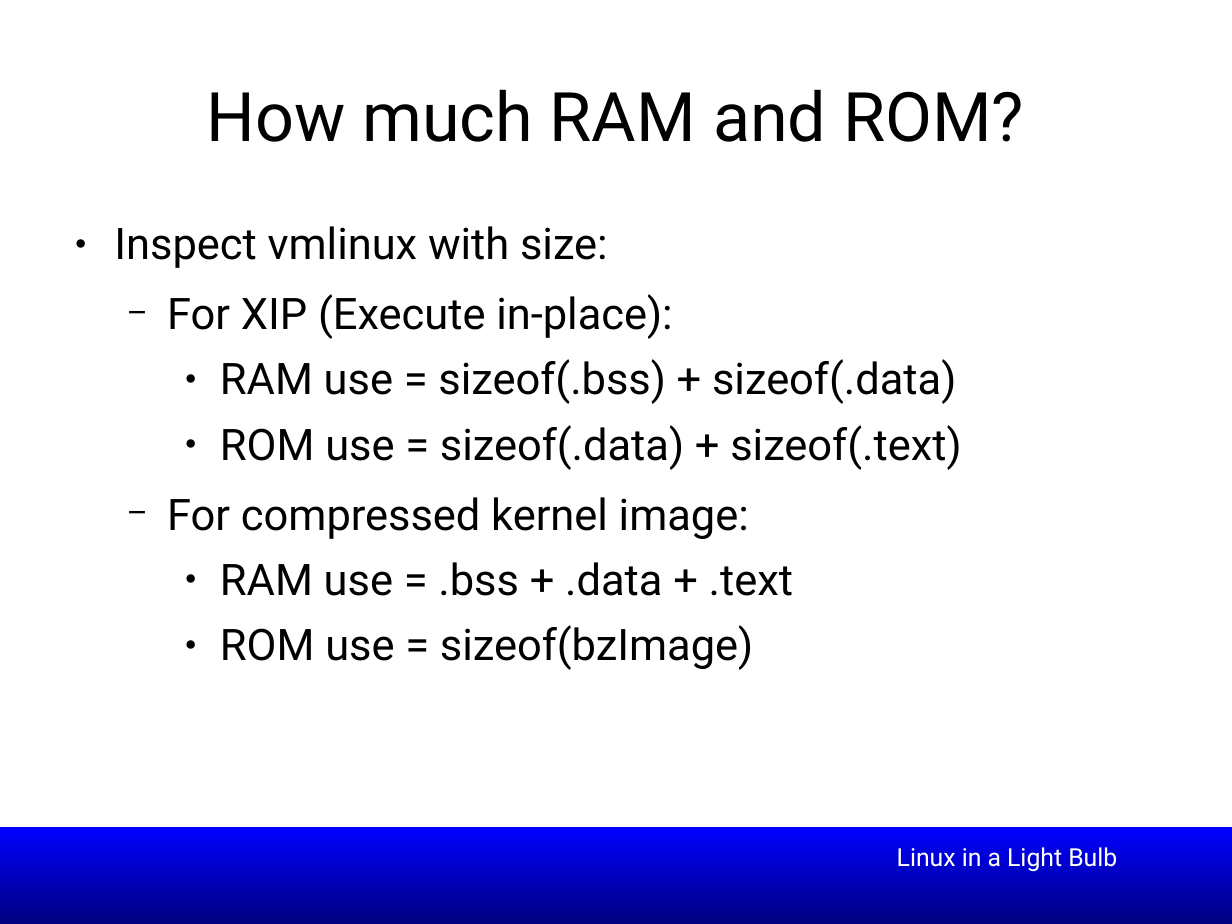
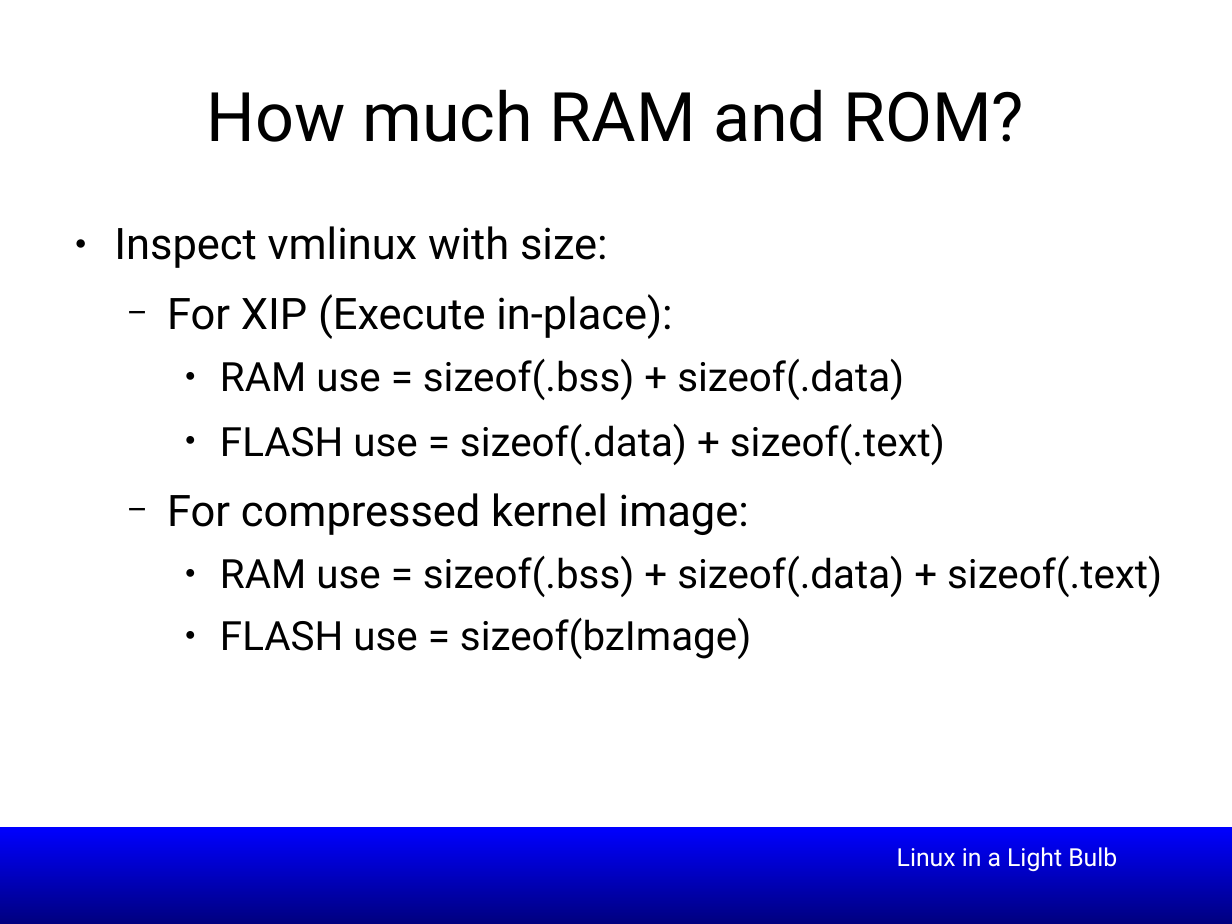
Before and after one commit to smipi1/elce2015, a slide deck: slide 5 of presentations/Linux_In_a_Lightbulb-Where_are_we_on_tinification-ELCE2015.odp. Drawn at 1232x924 pixels with LibreOffice and Linux fonts; fonts in the diff are those of the drawing; background and template pictures are left out. Boxes give left, top, right and bottom in pixels: in the first picture for what was removed or moved away, otherwise in the second. Text is boxed around its words. In the diff, an @@ line names an element or a change of style, - is before the commit and + after.

Commit message:
wip: presentation

```diff
--- a/presentations/Linux_In_a_Lightbulb-Where_are_we_on_tinification-ELCE2015.odp
+++ b/presentations/Linux_In_a_Lightbulb-Where_are_we_on_tinification-ELCE2015.odp
@@ text at [220, 359, 904, 400]: size 28 to 26 pt in "RAM use = sizeof(.bss) + sizeof(.data)" @@
@@ text at [220, 424, 945, 465]: text changed; size 28 to 26 pt @@
-    ● ROM use = sizeof(.data) + sizeof(.text)
+    ● FLASH use = sizeof(.data) + sizeof(.text)
@@ text at [220, 556, 1162, 659]: text changed; size 28 to 26 pt @@
-    ● RAM use = .bss + .data + .text
-    ● ROM use = sizeof(bzImage)
+    ● RAM use = sizeof(.bss) + sizeof(.data) + sizeof(.text)
+    ● FLASH use = sizeof(bzImage)
```
Also in this commit, not shown: 12 other slides changed, 1 slide removed.
